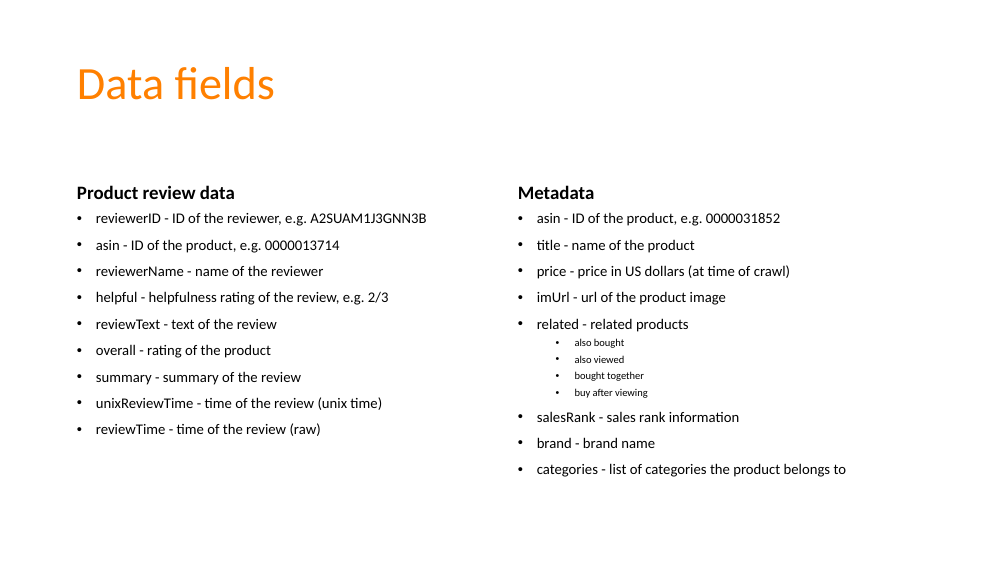
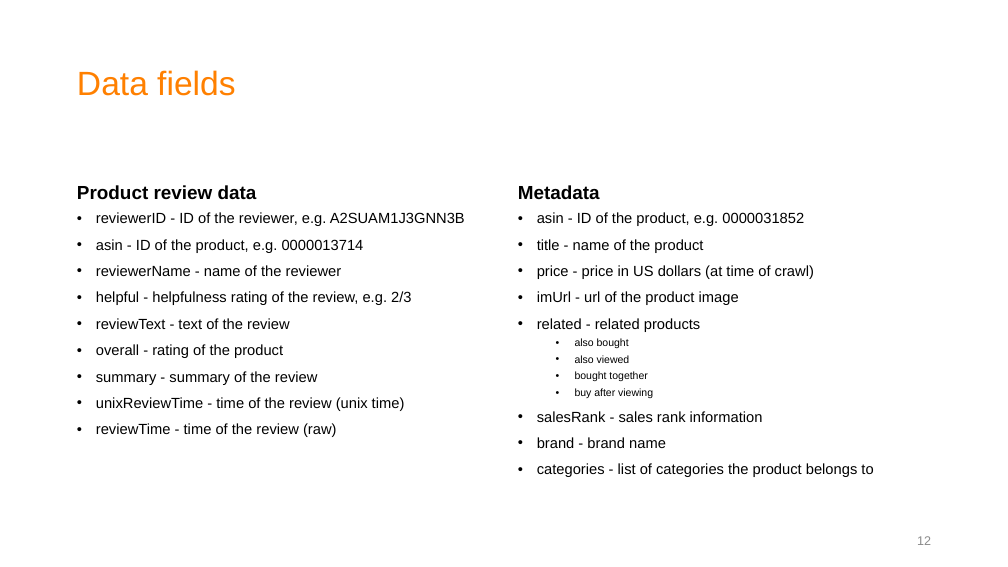
Before and after one commit to joyceXD/product-review, a slide deck: slide 12 of presentation/Product review analysis.pptx (slide 2 before the commit). Drawn at 1008x567 pixels with LibreOffice and Linux fonts; fonts in the diff are those of the drawing. Boxes give left, top, right and bottom in pixels: in the first picture for what was removed or moved away, otherwise in the second. Text is boxed around its words. In the diff, an @@ line names an element or a change of style, - is before the commit and + after.

```diff
--- a/presentation/Product review analysis.pptx
+++ b/presentation/Product review analysis.pptx
@@ title "Data fields" at [77, 70, 235, 96]: size 44 to 32 pt, font Calibri to Arial @@
@@ font Calibri to Arial in 4 elements at [77, 185, 257, 200], [96, 212, 465, 437], [518, 185, 600, 199], [537, 212, 873, 477] @@
@@ page number added at [917, 536, 931, 545], 12 pt, text #8C8C8C @@
+12
```
Also in this commit, not shown: 4 other slides changed, 8 slides added, 2 slides removed, 10 other files.
